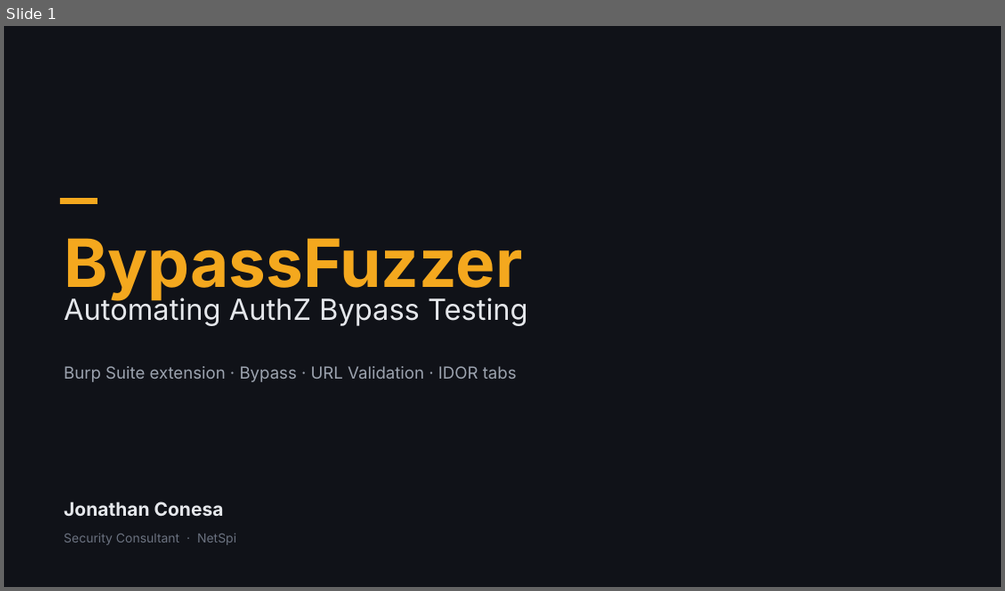
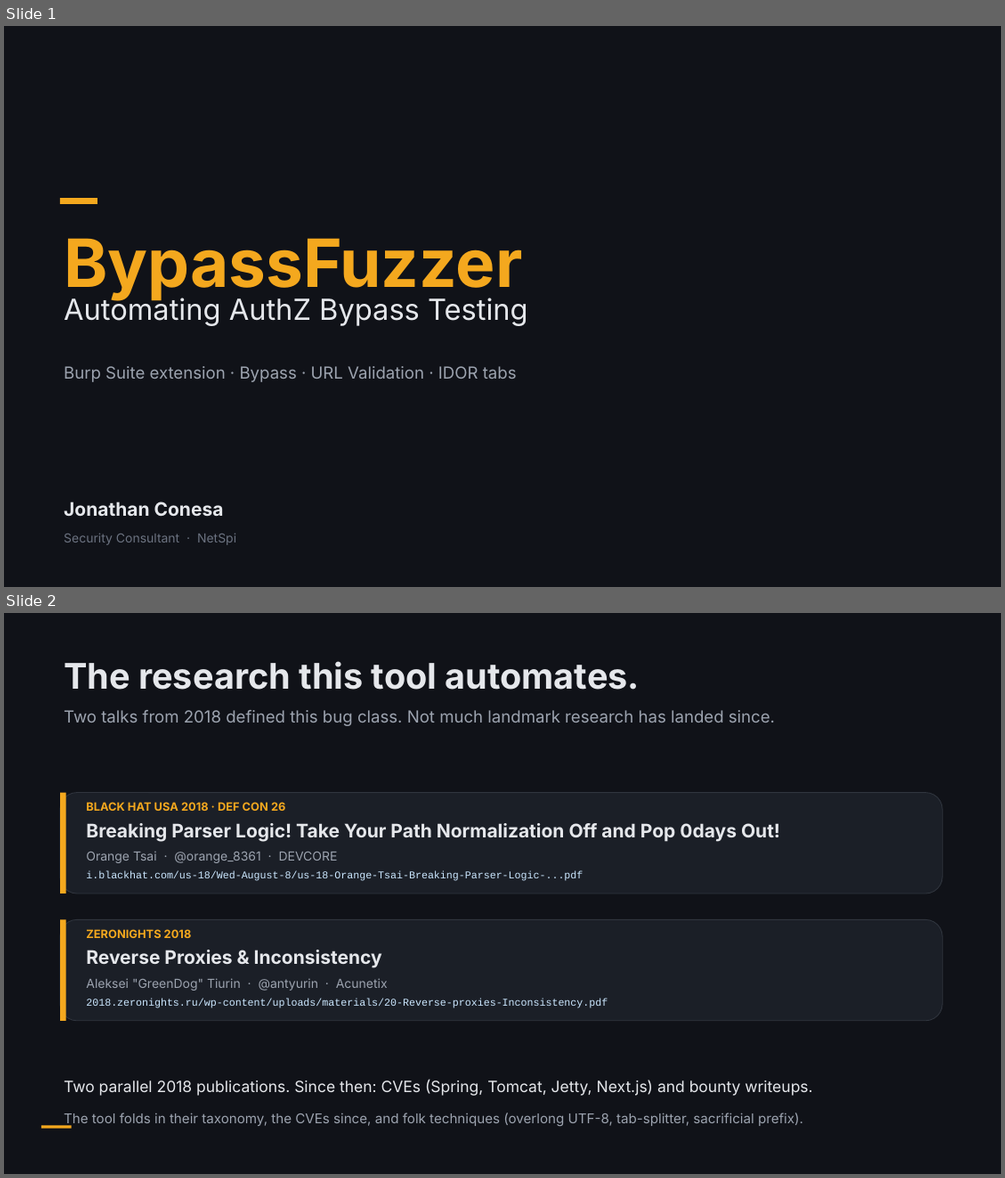
Before and after one commit to NetSPI/BypassFuzzer-Burp, a slide deck: docs/BypassFuzzer-Presentation.pptx. Shown one above the other, each under a label of ours: slide 1 before the commit, slides 1 and 2 after it. The pictures are 1005x591 and 1005x1178 pixels, drawn with LibreOffice and Linux fonts; fonts in the diff are those of the drawing. Boxes give left, top, right and bottom in pixels: in the first picture for what was removed or moved away, otherwise in the second. Text is boxed around its words. In the diff, an @@ line names an element or a change of style, - is before the commit and + after.

```diff
--- a/docs/BypassFuzzer-Presentation.pptx
+++ b/docs/BypassFuzzer-Presentation.pptx
@@ slide 2 added at [4, 613, 1001, 1174], background #FFFFFF @@
@@ rectangle added at [4, 613, 1001, 1174], fill #101218 @@
@@ text added at [64, 661, 639, 690], 34 pt, text #E5E7EB, bold @@
+The research this tool automates.
@@ text added at [64, 710, 775, 726], 16 pt, text #9CA3AF @@
+Two talks from 2018 defined this bug class. Not much landmark research has landed since.
@@ rounded rectangle added at [60, 793, 942, 893], fill #1B1F27, outline #30353E 0.75 pt @@
@@ rectangle added at [60, 793, 66, 893], fill #F4A81E @@
@@ text added at [86, 802, 285, 811], 11 pt, text #F4A81E, bold @@
+BLACK HAT USA 2018 · DEF CON 26
@@ text added at [86, 823, 780, 842], 18 pt, text #E5E7EB, bold @@
+Breaking Parser Logic! Take Your Path Normalization Off and Pop 0days Out!
@@ text added at [86, 852, 338, 863], 12 pt, text #9CA3AF @@
+Orange Tsai · @orange_8361 · DEVCORE
@@ text added at [86, 871, 582, 881], 10 pt, text #CBE7FF @@
+i.blackhat.com/us-18/Wed-August-8/us-18-Orange-Tsai-Breaking-Parser-Logic-...pdf
@@ rounded rectangle added at [60, 919, 942, 1021], fill #1B1F27, outline #30353E 0.75 pt @@
@@ rectangle added at [60, 919, 66, 1021], fill #F4A81E @@
@@ text added at [86, 929, 192, 938], 11 pt, text #F4A81E, bold @@
+ZERONIGHTS 2018
@@ text added at [86, 949, 382, 968], 18 pt, text #E5E7EB, bold @@
+Reverse Proxies & Inconsistency
@@ text added at [86, 978, 388, 990], 12 pt, text #9CA3AF @@
+Aleksei "GreenDog" Tiurin · @antyurin · Acunetix
@@ text added at [86, 998, 607, 1008], 10 pt, text #CBE7FF @@
+2018.zeronights.ru/wp-content/uploads/materials/20-Reverse-proxies-Inconsistency.pdf
@@ text added at [64, 1078, 812, 1095], 15 pt, text #E5E7EB @@
+Two parallel 2018 publications. Since then: CVEs (Spring, Tomcat, Jetty, Next.js) and bounty writeups.
@@ text added at [64, 1112, 803, 1127], 13 pt, text #9CA3AF @@
+The tool folds in their taxonomy, the CVEs since, and folk techniques (overlong UTF-8, tab-splitter, sacrificial prefix).
@@ rectangle added at [41, 1126, 72, 1128], fill #F4A81E @@
```
Also in this commit, not shown: 2 slides changed, 4 other slides added, 1 slide removed, 7 other files.
